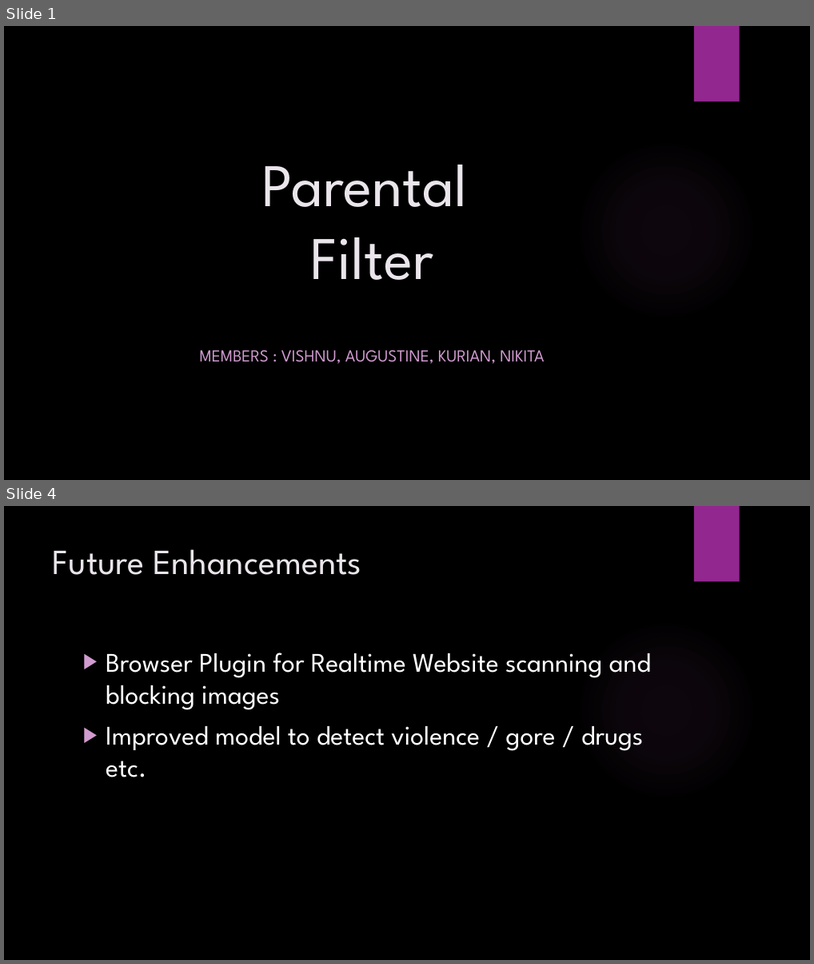
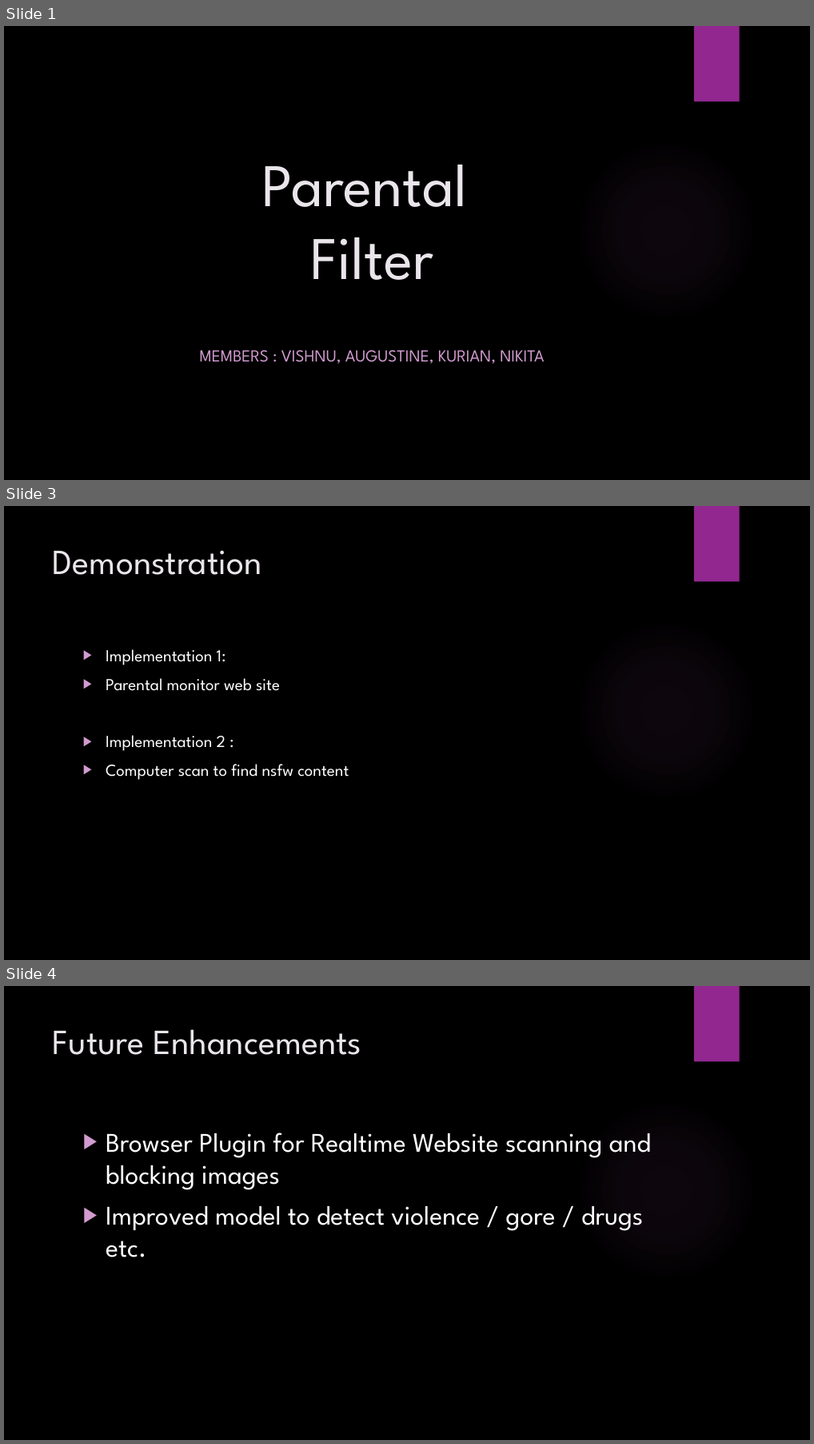
Before and after one commit to Augustinetharakan12/hack-for-tomorrow-main, a slide deck: HackForTomorrow Project.pptx. Shown one above the other, each under a label of ours: slides 1 and 4 before the commit, slides 1, 3 and 4 after it; the slides between them are not shown. The pictures are 814x964 and 814x1444 pixels, drawn with LibreOffice and Linux fonts; fonts in the diff are those of the drawing; background and template pictures are left out. Boxes give left, top, right and bottom in pixels: in the first picture for what was removed or moved away, otherwise in the second. Text is boxed around its words. In the diff, an @@ line names an element or a change of style, - is before the commit and + after.

```diff
--- a/HackForTomorrow Project.pptx
+++ b/HackForTomorrow Project.pptx
@@ slide 3 added at (x1=4, y1=506, x2=810, y2=960), background picture (left out); not listed: 2 template elements that a slide beside it also shows @@
@@ title added at (x1=53, y1=550, x2=262, y2=575), 42 pt, text #EAE5EB @@
+Demonstration
@@ text added at (x1=106, y1=649, x2=349, y2=780), 20 pt, text #FFFFFF @@
+▶ Implementation 1:
+▶ Parental monitor web site
+▶ Implementation 2 :
+▶ Computer scan to find nsfw content
```
Also in this commit, not shown: 1 slide changed, 1 slide removed, 3 other files.
